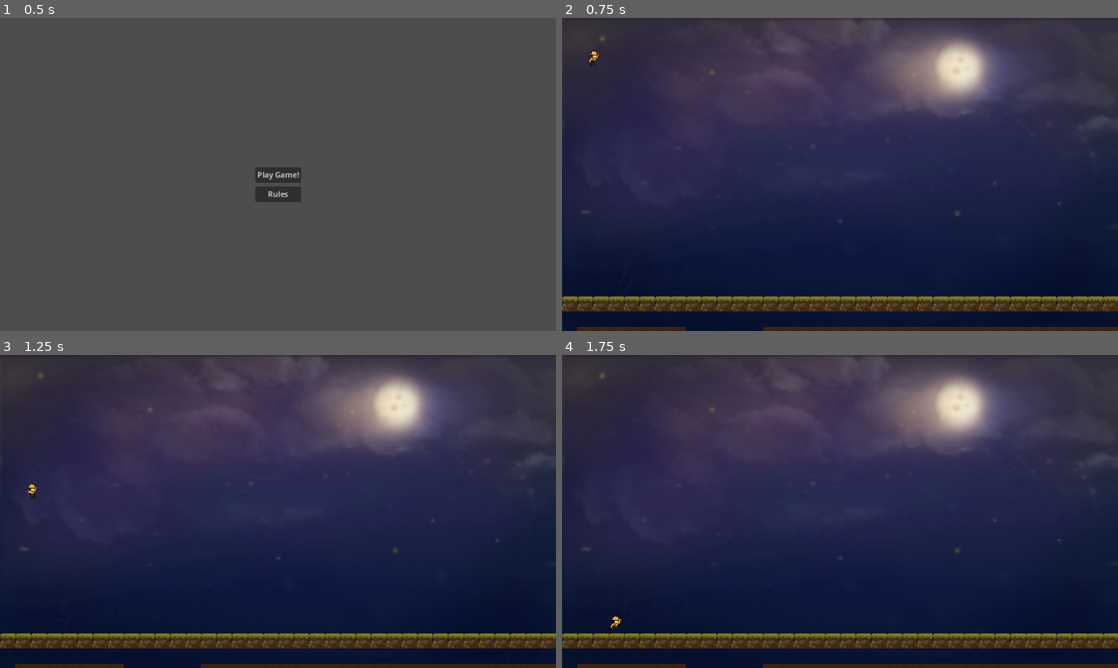
Above: before the commit, frames 1-4 (two rows, left to right).
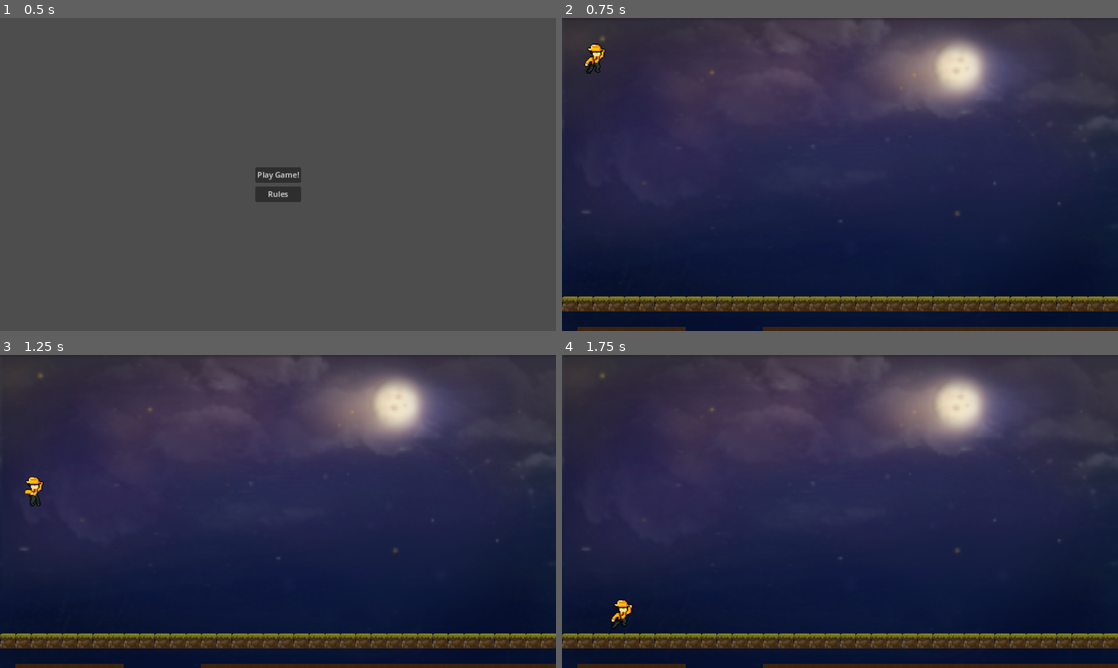
Above: after the commit, the same moments.

Repository: Ruilesser/GamePop
Game: Godot game, scene res://scenes/game/Start_Menu.tscn
Same seed, same stepped clock (60 frames per second), same inputs: the game is played once before the commit and once after it.
Inputs:
- Up to frame 1 (0.5 s): no input
- Up to frame 2 (0.75 s): click "Play Game!" at 0.5 s
- Up to frame 3 (1.25 s): no input
- Up to frame 4 (1.75 s): tap Enter (ui_accept) at 1.25, 1.52 s; hold Right (ui_right) from 1.28 s (still down)

Frame 1 is identical in both runs. In frame 2, 0.2% of the frame differs, in the area x 4-8%, y 8-18%; in frame 3, 0.2%; in frame 4, 0.2%, in the area x 8-13%, y 78-89%.

Commit message:
So cursed idk

Diff:
--- a/scenes/player/Player.gd
+++ b/scenes/player/Player.gd
@@ -5,6 +5,8 @@
 const BASE_ANIMATION_SPEED: int = 2
 const JUMP_VELOCITY = -400.0
 const DECEL_RATE = 15.0
+const DICE_ROLL_TIME = 0.2
+const DICE_DISPLAY_TIME = 0.5
 
 var movement_state: int = Enums.MovementState.IDLE
 
@@ -13,6 +15,7 @@
 var stun_time_left: int = 0
 
 var combo_number: int = 0
+var attacking_debounce: bool = false
 var max_combo: int = 2
 
 # Check if the player is stunned.
@@ -46,6 +49,22 @@
 		stun_flag += 1
 		self.set_meta("StunType", stun_type)
 
+# Gets random damage between 1 and 6. (Might change to give higher chances with hit streaks i dont know)
+func _get_random_damage() -> int:
+	return randi_range(1, 6)
+
+func _play_dice_animation(result: int):
+	attacking_debounce = true
+	%DiceRollAnimator.visible = true
+	%DiceRollAnimator.play("roll")
+	await get_tree().create_timer(DICE_ROLL_TIME).timeout
+	%DiceRollAnimator.play("result")
+	%DiceRollAnimator.stop()
+	$DiceRollAnimator.frame = result - 1
+	await get_tree().create_timer(DICE_DISPLAY_TIME).timeout
+	%DiceRollAnimator.visible = false
+	attacking_debounce = false
+
 # Process the movement state and animations
 func _process_movement_meta():
 	match movement_state:
@@ -64,13 +83,15 @@
 # Process the attacking logic.
 func _process_attacking():
 	# Could use a FSM here but I don't want to overcomplicate things.
-	if is_stunned():
+	if is_stunned() or attacking_debounce:
 		return
 	var reset_stun = set_attacking_stun()
 	%AnimatedSprite2D.play("punch%d" % (combo_number + 1))
-	combo_number = (combo_number + 1) % max_combo
+	var damage = _get_random_damage()
+	call_deferred("_play_dice_animation", damage)
 	await %AnimatedSprite2D.animation_finished
 	reset_stun.call()
+	combo_number = (combo_number + 1) % max_combo
 	%AnimatedSprite2D.match_movement_animation_on_state(movement_state)
 
 func _process(_delta):
--- a/scenes/player/Player.tscn
+++ b/scenes/player/Player.tscn
@@ -9,6 +9,7 @@
 [ext_resource type="Texture2D" uid="uid://vjvs0bje3wfl" path="res://assets/sprites/player/PUNCH2.png" id="6_6x5af"]
 [ext_resource type="Texture2D" uid="uid://ct0o8oq6umc5a" path="res://assets/sprites/player/SLIDE.png" id="7_541qn"]
 [ext_resource type="Script" path="res://scenes/player/Animator.gd" id="9_31hri"]
+[ext_resource type="Texture2D" uid="uid://dqvdyfekvcs27" path="res://assets/sprites/misc/Dice.png" id="10_3rtdg"]
 
 [sub_resource type="RectangleShape2D" id="RectangleShape2D_1ghtk"]
 size = Vector2(21, 24)
@@ -254,7 +255,105 @@
 "speed": 5.0
 }]
 
+[sub_resource type="AtlasTexture" id="AtlasTexture_xer1w"]
+atlas = ExtResource("10_3rtdg")
+region = Rect2(0, 0, 16, 16)
+
+[sub_resource type="AtlasTexture" id="AtlasTexture_fcvsk"]
+atlas = ExtResource("10_3rtdg")
+region = Rect2(16, 0, 16, 16)
+
+[sub_resource type="AtlasTexture" id="AtlasTexture_76tn3"]
+atlas = ExtResource("10_3rtdg")
+region = Rect2(32, 0, 16, 16)
+
+[sub_resource type="AtlasTexture" id="AtlasTexture_55h06"]
+atlas = ExtResource("10_3rtdg")
+region = Rect2(48, 0, 16, 16)
+
+[sub_resource type="AtlasTexture" id="AtlasTexture_hyfsr"]
+atlas = ExtResource("10_3rtdg")
+region = Rect2(64, 0, 16, 16)
+
+[sub_resource type="AtlasTexture" id="AtlasTexture_788np"]
+atlas = ExtResource("10_3rtdg")
+region = Rect2(80, 0, 16, 16)
+
+[sub_resource type="AtlasTexture" id="AtlasTexture_fcxre"]
+atlas = ExtResource("10_3rtdg")
+region = Rect2(0, 224, 16, 16)
+
+[sub_resource type="AtlasTexture" id="AtlasTexture_svauo"]
+atlas = ExtResource("10_3rtdg")
+region = Rect2(16, 224, 16, 16)
+
+[sub_resource type="AtlasTexture" id="AtlasTexture_3dd5n"]
+atlas = ExtResource("10_3rtdg")
+region = Rect2(32, 224, 16, 16)
+
+[sub_resource type="AtlasTexture" id="AtlasTexture_0c88y"]
+atlas = ExtResource("10_3rtdg")
+region = Rect2(48, 224, 16, 16)
+
+[sub_resource type="AtlasTexture" id="AtlasTexture_cakw8"]
+atlas = ExtResource("10_3rtdg")
+region = Rect2(64, 224, 16, 16)
+
+[sub_resource type="AtlasTexture" id="AtlasTexture_i36gs"]
+atlas = ExtResource("10_3rtdg")
+region = Rect2(80, 224, 16, 16)
+
+[sub_resource type="SpriteFrames" id="SpriteFrames_cmsrf"]
+animations = [{
+"frames": [{
+"duration": 1.0,
+"texture": SubResource("AtlasTexture_xer1w")
+}, {
+"duration": 1.0,
+"texture": SubResource("AtlasTexture_fcvsk")
+}, {
+"duration": 1.0,
+"texture": SubResource("AtlasTexture_76tn3")
+}, {
+"duration": 1.0,
+"texture": SubResource("AtlasTexture_55h06")
+}, {
+"duration": 1.0,
+"texture": SubResource("AtlasTexture_hyfsr")
+}, {
+"duration": 1.0,
+"texture": SubResource("AtlasTexture_788np")
+}],
+"loop": false,
+"name": &"result",
+"speed": 5.0
+}, {
+"frames": [{
+"duration": 1.0,
+"texture": SubResource("AtlasTexture_fcxre")
+}, {
+"duration": 1.0,
+"texture": SubResource("AtlasTexture_svauo")
+}, {
+"duration": 1.0,
+"texture": SubResource("AtlasTexture_3dd5n")
+}, {
+"duration": 1.0,
+"texture": SubResource("AtlasTexture_0c88y")
+}, {
+"duration": 1.0,
+"texture": SubResource("AtlasTexture_cakw8")
+}, {
+"duration": 1.0,
+"texture": SubResource("AtlasTexture_i36gs")
+}],
+"loop": true,
+"name": &"roll",
+"speed": 12.0
+}]
+
 [node name="Player" type="CharacterBody2D"]
+scale = Vector2(2, 2)
 script = ExtResource("1_mqkvw")
 metadata/MovementState = 0
 metadata/StunType = 0
@@ -271,7 +370,20 @@
 [node name="AnimatedSprite2D" type="AnimatedSprite2D" parent="."]
 unique_name_in_owner = true
 sprite_frames = SubResource("SpriteFrames_lkk0i")
-animation = &"punch2"
-frame = 3
+animation = &"idle"
+script = ExtResource("9_31hri")
+
+[node name="DiceRollAnimator" type="AnimatedSprite2D" parent="."]
+unique_name_in_owner = true
+visible = false
+position = Vector2(0, -29)
+sprite_frames = SubResource("SpriteFrames_cmsrf")
+animation = &"result"
+frame = 5
 frame_progress = 1.0
-script = ExtResource("9_31hri")
+
+[node name="TextureRect" type="TextureRect" parent="."]
+offset_left = -9.0
+offset_top = -38.0
+offset_right = 8.0
+offset_bottom = -21.0
Not shown: 1 places in scenes/player/Player.tscn that only renumber resources
